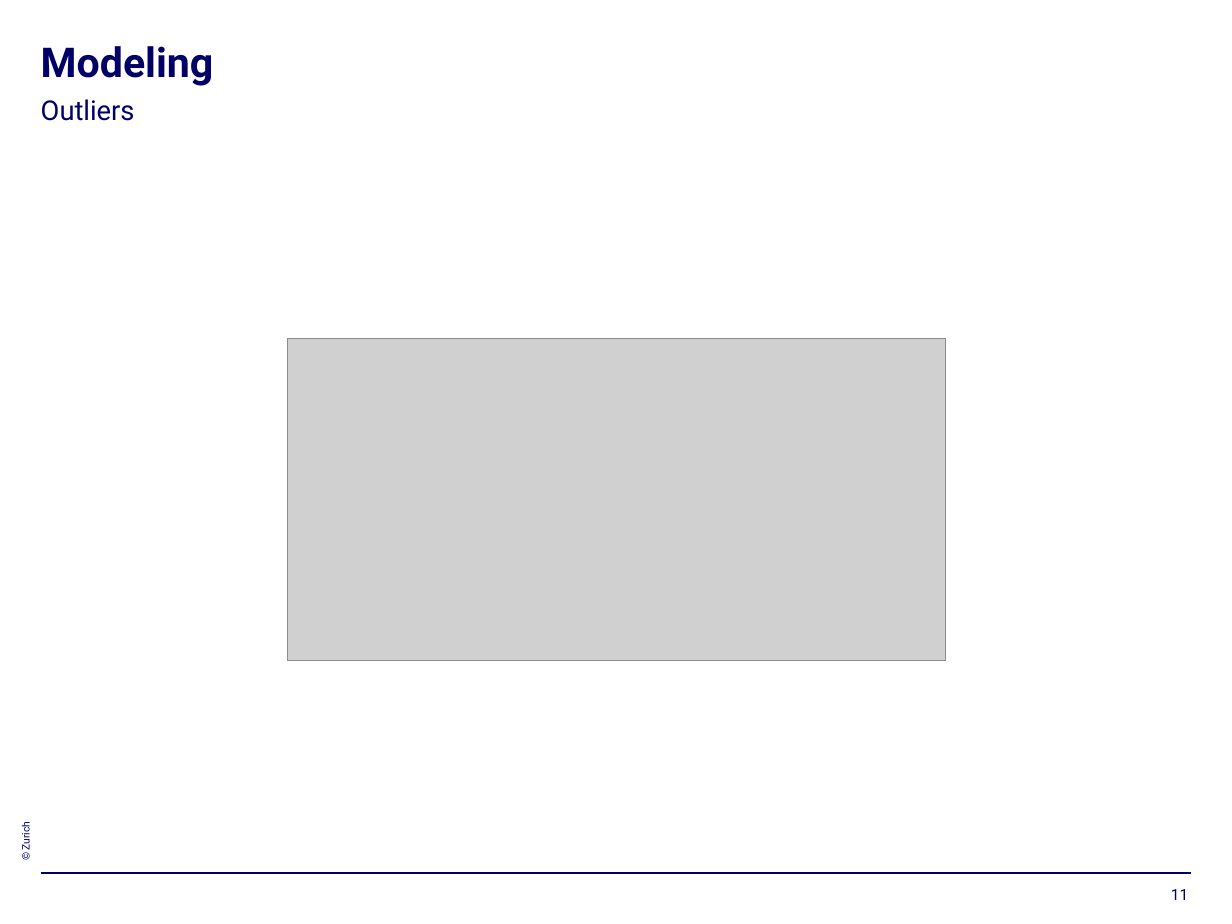
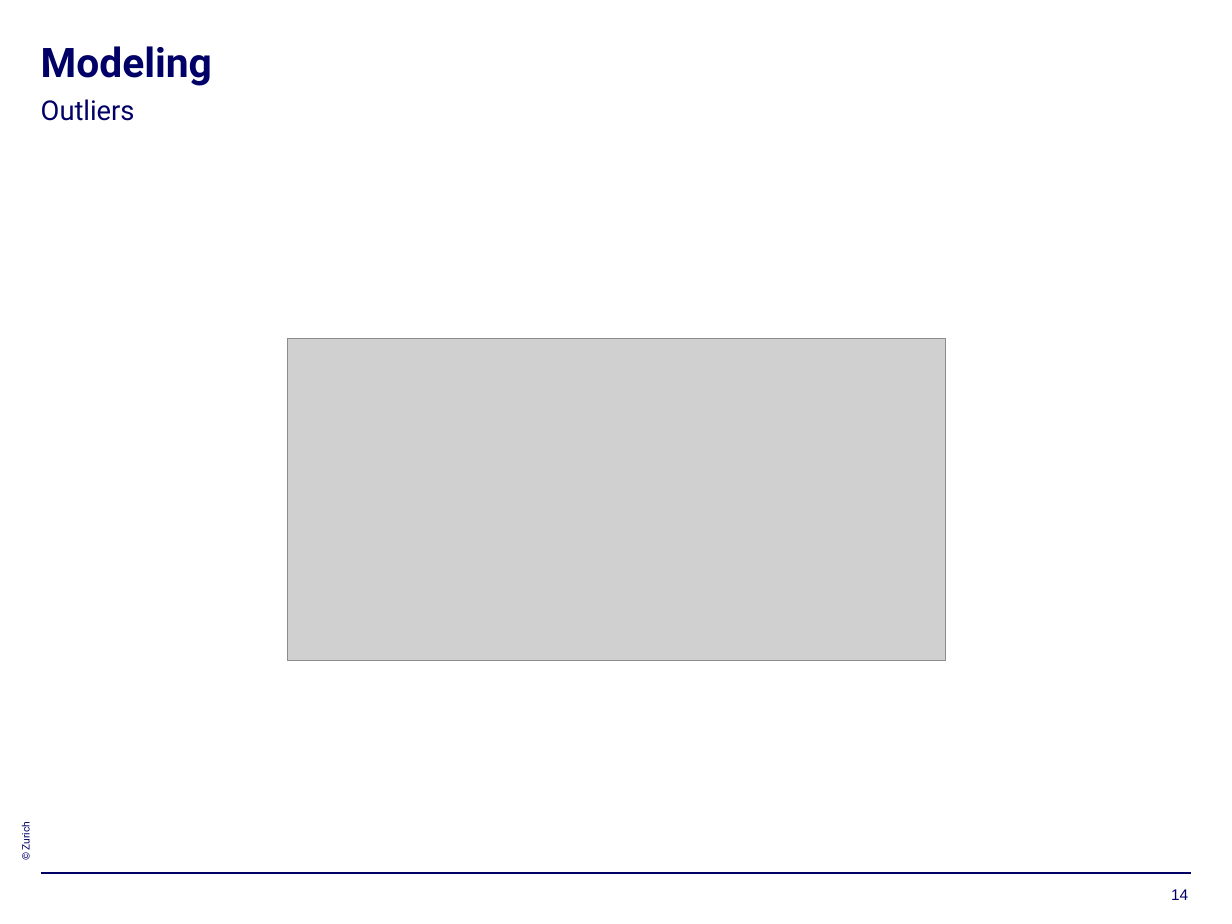
Before and after one commit to Gateux/titanic_euba, a slide deck: slide 14 of Titanic Exercise.pptx (slide 11 before the commit). Drawn at 1232x924 pixels with LibreOffice and Linux fonts; fonts in the diff are those of the drawing; grey boxes stand for pictures; background and template pictures are left out. Boxes give left, top, right and bottom in pixels: in the first picture for what was removed or moved away, otherwise in the second. Text is boxed around its words. In the diff, an @@ line names an element or a change of style, - is before the commit and + after.

```diff
--- a/Titanic Exercise.pptx
+++ b/Titanic Exercise.pptx
@@ title "Modeling" at <box>41,46,212,86</box>: size 24 to 23.8 pt @@
@@ page number removed at <box>1171,889,1188,900</box> @@
-11
@@ page number added at <box>1171,889,1188,900</box>, 9 pt, text #000066 @@
+14
```
Also in this commit, not shown: 9 other slides changed, 7 slides added, 4 slides removed, 10 other files.
